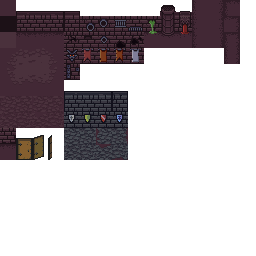
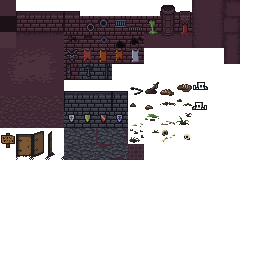
Layers edited between the first and the second 256x256 image:
moved "Background" above "Layer", painted on it over [0, 64, 208, 160]
renamed "Sign" to "Layer", hid it, painted on it over [0, 64, 208, 160]
